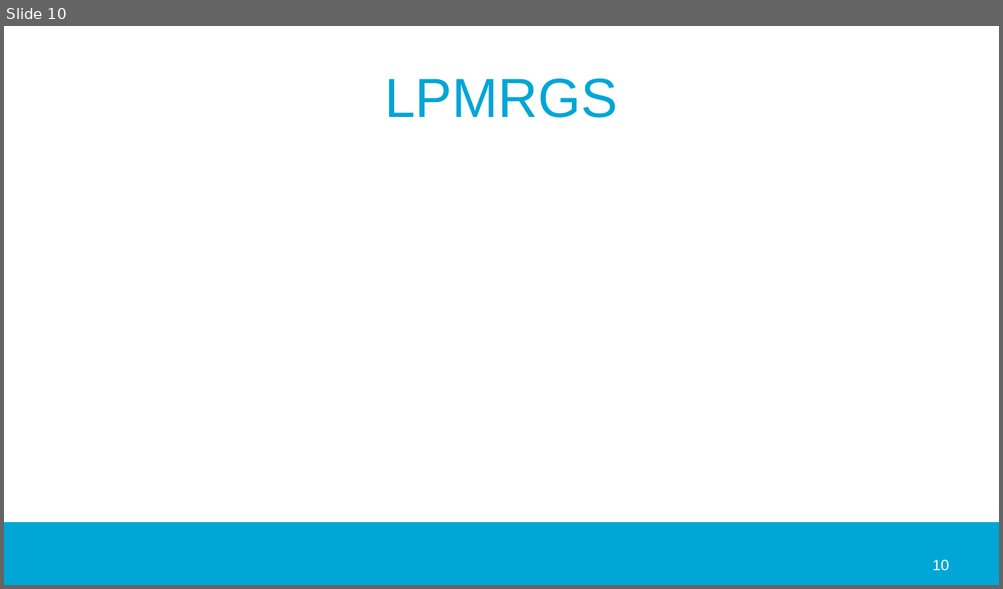
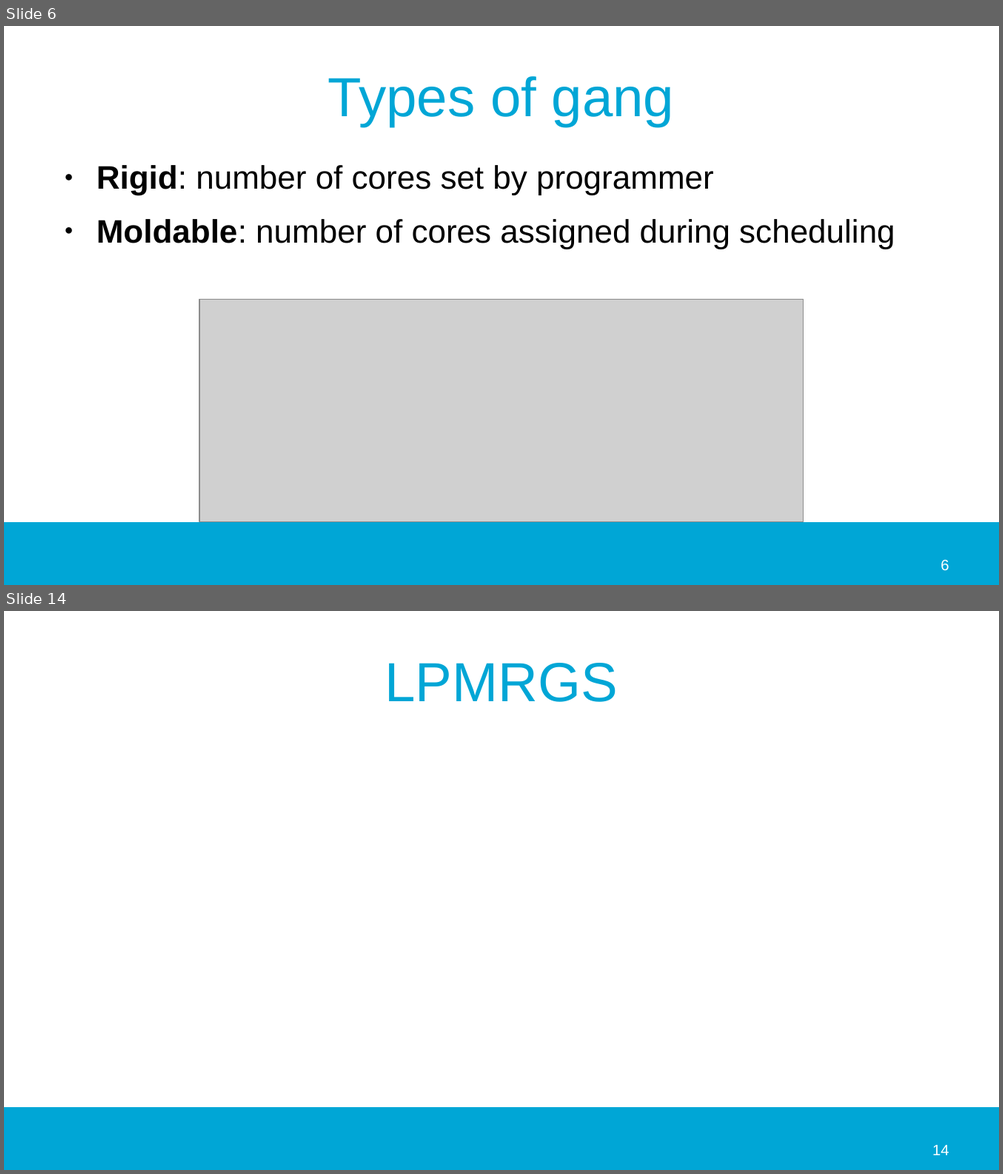
Before and after one commit to jmigual/APATeoria, a slide deck: Notes/TFM_presentations/2020_02_24/2020_02_24.odp. Shown one above the other, each under a label of ours: slide 10 before the commit, slides 6 and 14 after it; the slides between them are not shown. The pictures are 1003x589 and 1003x1174 pixels, drawn with LibreOffice and Linux fonts; fonts in the diff are those of the drawing; grey boxes stand for pictures; background and template pictures are left out. Boxes give left, top, right and bottom in pixels: in the first picture for what was removed or moved away, otherwise in the second. Text is boxed around its words. In the diff, an @@ line names an element or a change of style, - is before the commit and + after.

Commit message:
Added new figures and more info for the presentation

```diff
--- a/Notes/TFM_presentations/2020_02_24/2020_02_24.odp
+++ b/Notes/TFM_presentations/2020_02_24/2020_02_24.odp
@@ slide 6 added at (x1=4, y1=26, x2=999, y2=585), background #FFFFFF; not listed: 1 template element that a slide beside it also shows @@
@@ title added at (x1=328, y1=76, x2=674, y2=127), 44 pt, text #00A6D6 @@
+Types of gang
@@ text added at (x1=96, y1=165, x2=894, y2=249), 26 pt, text #000000 @@
+● Rigid: number of cores set by programmer
+● Moldable: number of cores assigned during scheduling
@@ picture added at (x1=200, y1=300, x2=804, y2=523) @@
@@ page number added at (x1=940, y1=560, x2=948, y2=571), 12 pt, text #FFFFFF @@
+6
@@ what was slide 10 is now slide 14 @@
@@ page number at (x1=932, y1=1145, x2=949, y2=1156): text changed @@
-10
+14
```
Also in this commit, not shown: 7 slides changed, 5 other slides added, 2 slides removed, 17 other files.
